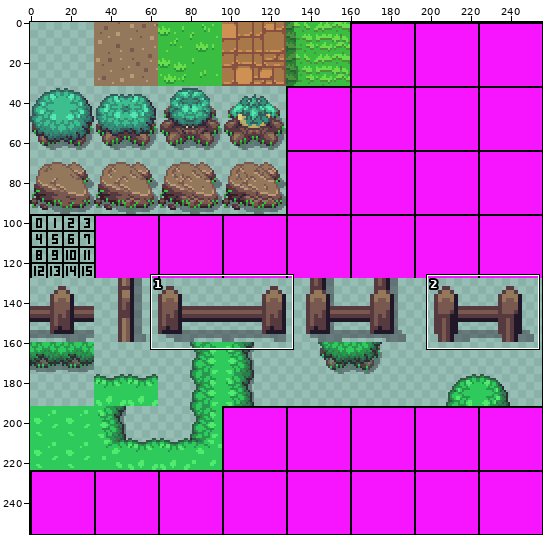
Sprite sheet -- jileresources/textures/sheet.png. Above: a wide view before the commit, with the close-up outlined.
Close-up. Before:
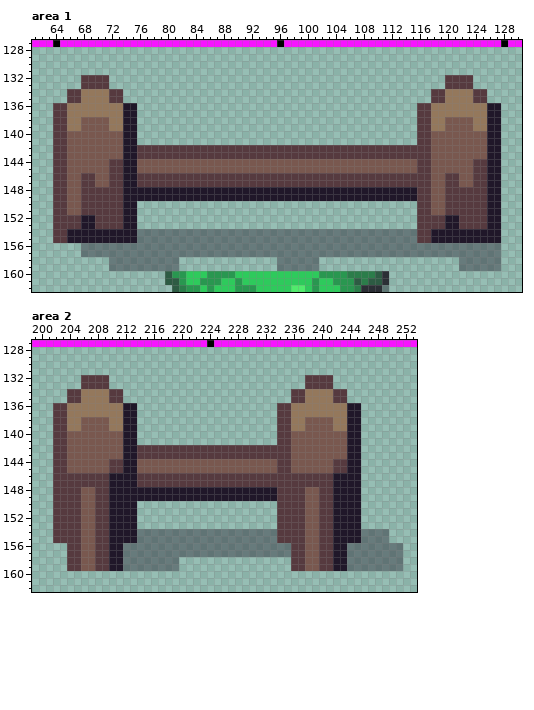
The file is 256x256 pixels. Colours within 5 levels of each other are drawn and written as one. Shown: area 1: x 61..130, y 127..162; area 2: x 199..253, y 127..162. The commit also changed other parts of the picture, which this record leaves out.
The same view after the edit:
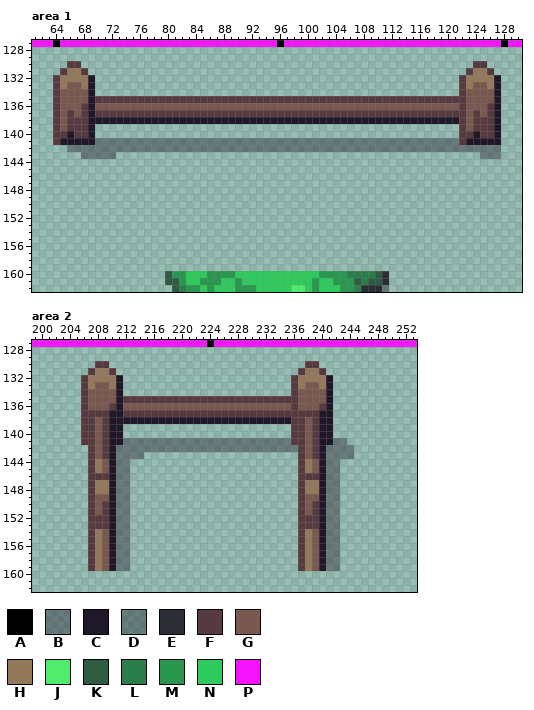
Palette (. is transparent): A #000000  B #20172966  C #201729  D #1c1d2666  E #2b2f35  F #563a3f  G #79584f  H #94785c  J #50eb6c  K #2d5b43  L #2b7d4a  M #299750  N #2eca5c  P #f714ff
Changes in this commit:
Area 1:
y 130: x 66..67 .. -> FF; x 124..125 .. -> FF
y 131: x 65..68 .... -> FHHF; x 123..126 .... -> FHHF
y 132: x 64..71 ....FFFF -> FHHHHC..; x 120..121 FF -> ..; x 123..127 F.... -> HHHHC
y 133: x 64..71 ....FFFF -> FHGGHC..; x 120..121 FF -> ..; x 123..127 F.... -> HGGHC
y 134: x 64..73 ..FFHHHHFF -> FGGGGC....; x 118..127 FFHHHHFF.. -> ....FGGGGC
y 135: x 64..71 ..FFHHHH -> FGGGGCFF; x 74..117 ............................................ -> FFFFFFFFFFFFFFFFFFFFFFFFFFFFFFFFFFFFFFFFFFFF; x 120..127 HHHHFF.. -> FFFGGGGC
y 136: x 65..126 FHHHHHHHHCC........................................FFHHHHHHHHC -> GGGFCGGGGGGGGGGGGGGGGGGGGGGGGGGGGGGGGGGGGGGGGGGGGGGGGGGGGFGGGF
y 137: x 65..115 FHHHHHHHHCC........................................ -> GFGFCFFFFFFFFFFFFFFFFFFFFFFFFFFFFFFFFFFFFFFFFFFFFFF; x 118..126 HHHHHHHHC -> FFFFFGFGF
y 138: x 65..73 FHHGGGGHH -> GFFFCCCCC; x 76..122 ........................................FFHHGGG -> CCCCCCCCCCCCCCCCCCCCCCCCCCCCCCCCCCCCCCCCCCCCCCF; x 124..126 HHC -> FFF
y 139: x 65..75 FHHGGGGHHCC -> GFFFC......; x 116..122 FFHHGGG -> ......F; x 124..126 HHC -> FFF
y 140: x 66..75 GGGGGGGGCC -> CFFC......; x 116..126 FFGGGGGGGGC -> ......FFCFF
y 141: x 65..125 FGGGGGGGGCC........................................FFGGGGGGGG -> CCCCCBBBBBBBBBBBBBBBBBBBBBBBBBBBBBBBBBBBBBBBBBBBBBBBBBBBBFCCC
y 142: x 64..127 FFGGGGGGGGCCFFFFFFFFFFFFFFFFFFFFFFFFFFFFFFFFFFFFFFFFFFGGGGGGGGCC -> ..BBBBBBBBBBBBBBBBBBBBBBBBBBBBBBBBBBBBBBBBBBBBBBBBBBBBBBBBBBBBBB
y 143: x 64..127 FFGGGGGGGGCCFFFFFFFFFFFFFFFFFFFFFFFFFFFFFFFFFFFFFFFFFFGGGGGGGGCC -> ....BBBBB....................................................BBB
y 144..145: x 64..127 FFGGGGGGFFCCGGGGGGGGGGGGGGGGGGGGGGGGGGGGGGGGGGGGGGGGFFGGGGGGFFCC -> ................................................................
y 146..147: x 64..127 FFGGFFGGFFCCFFFFFFFFFFFFFFFFFFFFFFFFFFFFFFFFFFFFFFFFFFGGFFGGFFCC -> ................................................................
y 148..149: x 64..127 FFGGFFFFFFCCCCCCCCCCCCCCCCCCCCCCCCCCCCCCCCCCCCCCCCCCFFGGFFFFFFCC -> ................................................................
y 150..151: x 64..75 FFGGFFFFFFCC -> ............; x 116..127 FFGGFFFFFFCC -> ............
y 152..153: x 64..75 FFFFCCFFFFCC -> ............; x 116..127 FFFFCCFFFFCC -> ............
y 154..155: x 64..127 FFCCCCCCCCCCBBBBBBBBBBBBBBBBBBBBBBBBBBBBBBBBBBBBBBBBFFCCCCCCCCCC -> ................................................................
y 156..157: x 68..127 BBBBBBBBBBBBBBBBBBBBBBBBBBBBBBBBBBBBBBBBBBBBBBBBBBBBBBBBBBBB -> ............................................................
y 158..159: x 72..81 BBBBBBBBBB -> ..........; x 96..101 BBBBBB -> ......; x 122..127 BBBBBB -> ......
Area 2:
y 130: x 208..209 .. -> FF; x 238..239 .. -> FF
y 131: x 207..210 .... -> FHHF; x 237..240 .... -> FHHF
y 132: x 207..211 FFF.. -> HHHHC; x 236..241 ..FFFF -> FHHHHC
y 133: x 207..211 FFF.. -> HGGHC; x 236..241 ..FFFF -> FHGGHC
y 134: x 204..211 FFHHHHFF -> ..FGGGGC; x 237..243 FHHHHFF -> GGGGC..
y 135: x 204..235 FFHHHHFF........................ -> ..FGGGGCFFFFFFFFFFFFFFFFFFFFFFFF; x 237..243 FHHHHFF -> GGGGC..
y 136: x 202..245 FFHHHHHHHHCC....................FFHHHHHHHHCC -> ....FGGGFCGGGGGGGGGGGGGGGGGGGGGGGGFGGGFC....
y 137: x 202..233 FFHHHHHHHHCC.................... -> ....FFFFCCFFFFFFFFFFFFFFFFFFFFFF; x 236..245 HHHHHHHHCC -> FFFFCC....
y 138: x 202..207 FFHHGG -> ....FF; x 209..211 GHH -> FCC; x 214..237 ....................FFHH -> CCCCCCCCCCCCCCCCCCCCCCFF; x 239..245 GGGHHCC -> FCC....
y 139: x 202..207 FFHHGG -> ....FF; x 209..213 GHHCC -> FCC..; x 234..237 FFHH -> ..FF; x 239..245 GGGHHCC -> FCC....
y 140: x 202..207 FFGGGG -> ....FF; x 209..213 GGGCC -> FCC..; x 234..237 FFGG -> ..FF; x 239..245 GGGGGCC -> FCC....
y 141: x 202..207 FFGGGG -> ....FF; x 209..237 GGGCC....................FFGG -> FCCBBBBBBBBBBBBBBBBBBBBBBBBFF; x 239..245 GGGGGCC -> FCCBB..
y 142: x 202..207 FFGGGG -> .....F; x 209..237 GGGCCFFFFFFFFFFFFFFFFFFFFFFGG -> FCBBBBBBBBBBBBBBBBBBBBBBBBBBF; x 239..245 GGGGGCC -> FCBBBB.
y 143: x 202..207 FFGGGG -> .....F; x 209..237 GGGCCFFFFFFFFFFFFFFFFFFFFFFGG -> FCBBBB......................F; x 239..245 GGGGGCC -> FCBBBB.
y 144..145: x 202..208 FFGGGGG -> .....FH; x 210..238 FFCCGGGGGGGGGGGGGGGGGGGGFFGGG -> CBB........................FH; x 240..245 GGFFCC -> CBB...
y 146: x 202..206 FFFFF -> .....; x 211..236 CCCFFFFFFFFFFFFFFFFFFFFFFF -> BB........................; x 240..245 FFCCCC -> CBB...
y 147: x 202..206 FFFFF -> .....; x 208..209 FF -> HH; x 211..236 CCCFFFFFFFFFFFFFFFFFFFFFFF -> BB........................; x 238..245 FFFFCCCC -> HHCBB...
y 148: x 202..209 FFFFGGFF -> .....FHH; x 211..236 CCCCCCCCCCCCCCCCCCCCCCCFFF -> BB........................; x 238..245 GGFFCCCC -> HHCBB...
y 149: x 202..209 FFFFGGFF -> .....FGG; x 211..236 CCCCCCCCCCCCCCCCCCCCCCCFFF -> BB........................; x 240..245 FFCCCC -> CBB...
y 150..151: x 202..208 FFFFGGF -> .....FG; x 211..213 CCC -> BB.; x 234..236 FFF -> ...; x 239..245 GFFCCCC -> FCBB...
y 152..153: x 202..207 FFFFGG -> .....F; x 211..213 CCC -> BB.; x 234..236 FFF -> ...; x 238..245 GGFFCCCC -> FFCBB...
y 154..155: x 202..209 FFFFGGFF -> .....FHG; x 211..236 CCCBBBBBBBBBBBBBBBBBBBBFFF -> BB........................; x 238 G -> H; x 240..249 FFCCCCBBBB -> CBB.......
y 156..157: x 204..209 FFGGFF -> ...FHG; x 211 C -> B; x 213..236 BBBBBBBBBBBBBBBBBBBBBBBF -> ........................; x 238 G -> H; x 240..251 FFCCBBBBBBBB -> CBB.........
y 158..159: x 204..209 FFGGFF -> ...FHG; x 211 C -> B; x 213..219 BBBBBBB -> .......; x 236 F -> .; x 238 G -> H; x 240..251 FFCCBBBBBBBB -> CBB.........
Changed places in both close-ups, as pixel boxes (x1, y1, x2, y2):
changed: (53, 61, 501, 271)
changed: (53, 361, 403, 571)
